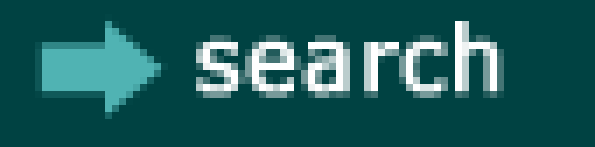
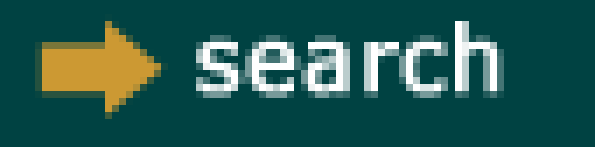
Two versions of the same layered image (595 × 147). Layer-by-layer changes:
painted on "Shape 1" over [left=35, top=14, right=168, bottom=119]
